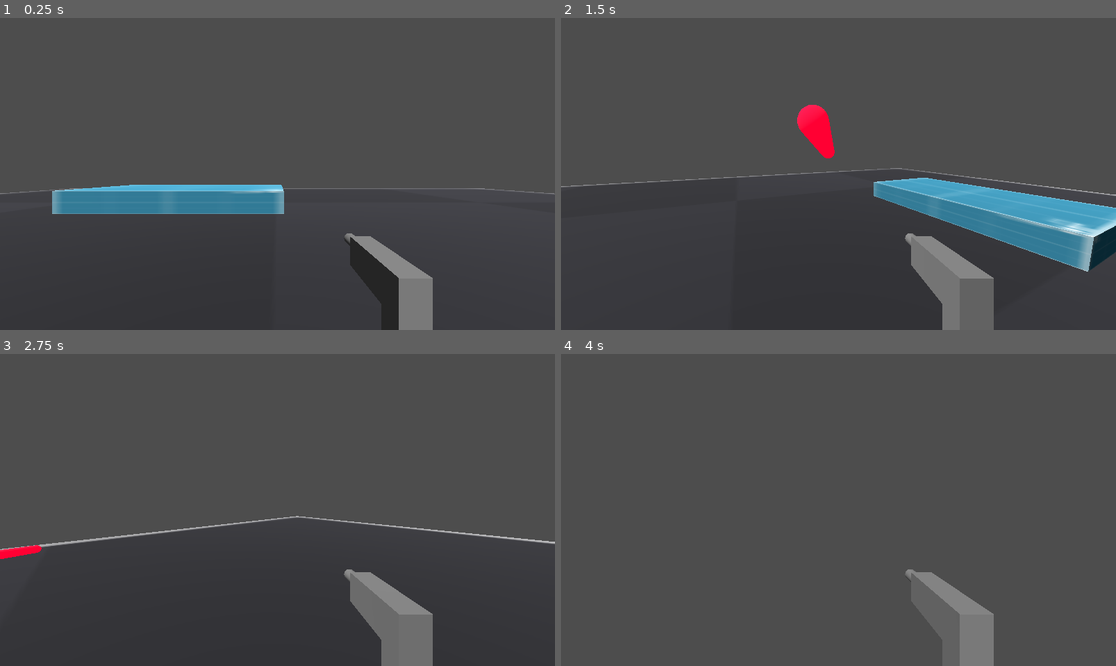
Above: before the commit, frames 1-4 (two rows, left to right).
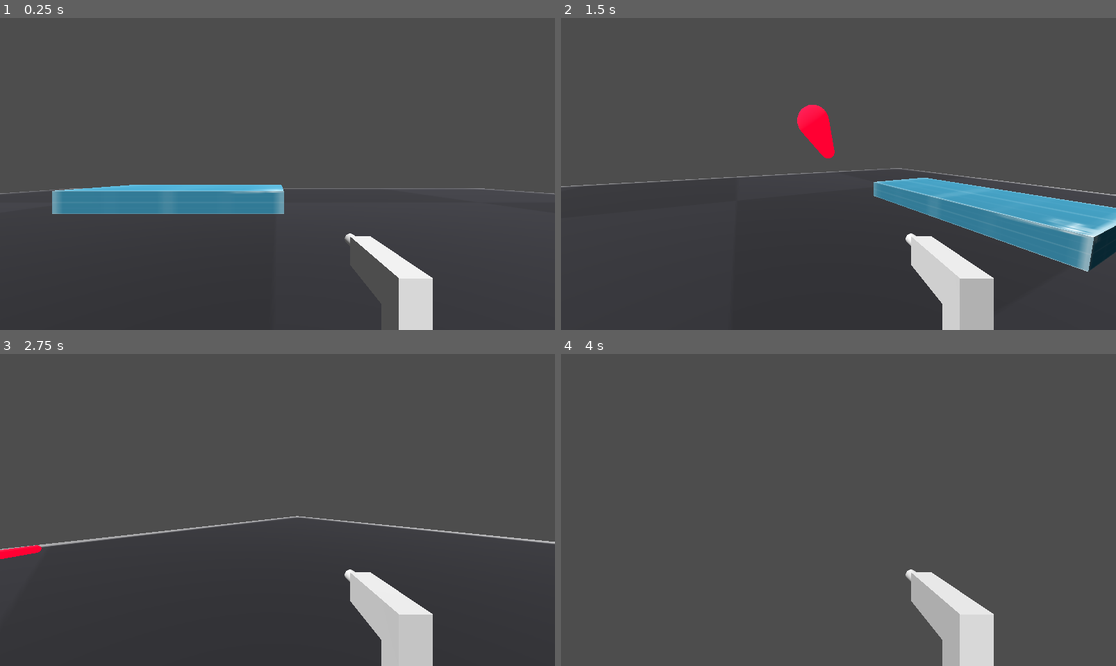
Above: after the commit, the same moments.

Repository: cddatkins/FPSController
Game: Godot game, scene res://Level/level.tscn
Same seed, same stepped clock (60 frames per second), same inputs: the game is played once before the commit and once after it.
Inputs (mouse positions are in pixels of both pictures, inside the frame that each line leads up to):
- Up to frame 1 (0.25 s): no input
- Up to frame 2 (1.5 s): tap Enter at 0.5 s; move the mouse to (960, 158) at 0.52 s; hold D (right) 0.53-1.28 s; hold Ctrl (crouch) 0.53-1.28 s; click (960, 158) at 0.67 s; tap Space (jump) at 0.77 s; move the mouse to (810, 174) at 1.27 s; hold W (up) from 1.28 s (still down); click (810, 174) at 1.35 s
- Up to frame 3 (2.75 s): keep holding W (up); tap Space (jump) at 1.52 s; move the mouse to (288, 503) at 2.02 s; hold ` (no_clip) from 2.03 s (still down)
- Up to frame 4 (4 s): keep holding W (up); move the mouse to (832, 516) at 2.77 s; release ` (no_clip) at 2.78 s; tap Shift (run) at 2.85 s; tap Space (jump) at 3.02, 3.5, 3.77 s; move the mouse to (877, 513) at 3.52 s; hold Ctrl (crouch) from 3.53 s (still down)

The runs differ from the first frame. In frame 1, 2.9% of the frame differs, in the area x 61-78%, y 69-100%; in frame 2, 2.9%; in frame 3, 2.9%; in frame 4, 2.9%.

Commit message:
Weapon Clip Shader

Diff:
--- a/Weapon/Models/Pistol.tscn
+++ b/Weapon/Models/Pistol.tscn
@@ -1,10 +1,45 @@
-[gd_scene load_steps=4 format=3 uid="uid://b4pfvvgsnjnf4"]
+[gd_scene load_steps=7 format=3 uid="uid://b4pfvvgsnjnf4"]
 
 [ext_resource type="Script" uid="uid://kj3qaevx635b" path="res://Weapon/Weapon.gd" id="1_uuvg1"]
+[ext_resource type="Shader" uid="uid://dbtri2jsuixsj" path="res://Weapon/Models/WeaponClip.gdshader" id="2_nlida"]
+
+[sub_resource type="ShaderMaterial" id="ShaderMaterial_i18n8"]
+render_priority = 0
+shader = ExtResource("2_nlida")
+shader_parameter/albedo = Color(1, 1, 1, 1)
+shader_parameter/point_size = 1.0
+shader_parameter/roughness = 1.0
+shader_parameter/metallic_texture_channel = Vector4(0, 0, 0, 0)
+shader_parameter/specular = 0.5
+shader_parameter/metallic = 1.0
+shader_parameter/normal_scale = 1.0
+shader_parameter/uv1_scale = Vector3(1, 1, 1)
+shader_parameter/uv1_offset = Vector3(0, 0, 0)
+shader_parameter/uv2_scale = Vector3(1, 1, 1)
+shader_parameter/uv2_offset = Vector3(0, 0, 0)
+shader_parameter/viewmodel_fov = -1.0
 
 [sub_resource type="BoxMesh" id="BoxMesh_5usau"]
+material = SubResource("ShaderMaterial_i18n8")
+
+[sub_resource type="ShaderMaterial" id="ShaderMaterial_nlida"]
+render_priority = 0
+shader = ExtResource("2_nlida")
+shader_parameter/albedo = Color(1, 1, 1, 1)
+shader_parameter/point_size = 1.0
+shader_parameter/roughness = 1.0
+shader_parameter/metallic_texture_channel = Vector4(0, 0, 0, 0)
+shader_parameter/specular = 0.5
+shader_parameter/metallic = 1.0
+shader_parameter/normal_scale = 1.0
+shader_parameter/uv1_scale = Vector3(1, 1, 1)
+shader_parameter/uv1_offset = Vector3(0, 0, 0)
+shader_parameter/uv2_scale = Vector3(1, 1, 1)
+shader_parameter/uv2_offset = Vector3(0, 0, 0)
+shader_parameter/viewmodel_fov = -1.0
 
 [sub_resource type="CylinderMesh" id="CylinderMesh_6cox0"]
+material = SubResource("ShaderMaterial_nlida")
 top_radius = 0.075
 bottom_radius = 0.075
 height = 0.35
@@ -21,5 +56,5 @@
 mesh = SubResource("BoxMesh_5usau")
 
 [node name="MeshInstance3D3" type="MeshInstance3D" parent="."]
-transform = Transform3D(1, 0, 0, 0, -4.371139e-08, -1, 0, 1, -4.371139e-08, 0, 0.031387627, -0.69440764)
+transform = Transform3D(1, 0, 0, 0, -4.371139e-08, -1, 0, 1, -4.371139e-08, 0, 0.031387627, -0.6719731)
 mesh = SubResource("CylinderMesh_6cox0")
--- /dev/null
+++ b/Weapon/Models/WeaponClip.gdshader
@@ -0,0 +1,53 @@
+shader_type spatial;
+uniform vec4 albedo : source_color = vec4(1., 1., 1., 1.);
+uniform sampler2D texture_albedo : source_color,filter_linear_mipmap,repeat_enable;
+uniform float point_size : hint_range(0,128) = 1.0;
+uniform float roughness : hint_range(0,1) = 1.0;
+uniform sampler2D texture_metallic : hint_default_white,filter_linear_mipmap,repeat_enable;
+uniform vec4 metallic_texture_channel = vec4(0., 0., 0., 0.);
+uniform sampler2D texture_roughness : hint_roughness_g,filter_linear_mipmap,repeat_enable;
+uniform float specular = 0.5;
+uniform float metallic = 1.0;
+uniform sampler2D texture_normal : hint_roughness_normal,filter_linear_mipmap,repeat_enable;
+uniform float normal_scale : hint_range(-16,16) = 1.0;
+uniform vec3 uv1_scale = vec3(1., 1., 1.);
+uniform vec3 uv1_offset = vec3(0., 0., 0.);
+uniform vec3 uv2_scale = vec3(1., 1., 1.);
+uniform vec3 uv2_offset = vec3(0., 0., 0.);
+
+uniform float viewmodel_fov = 75.0f;
+void vertex() {
+	UV=UV*uv1_scale.xy+uv1_offset.xy;
+
+	/* VIEW MODEL Z CLIP FIX CODE */
+	if (viewmodel_fov > 0.0) {
+		float onetanfov = 1.0f / tan(0.5f * (viewmodel_fov * PI / 180.0f));
+		float aspect = VIEWPORT_SIZE.x / VIEWPORT_SIZE.y;
+		// Optional: Modify projection matrix to change the FOV
+		PROJECTION_MATRIX[1][1] = -onetanfov;
+		PROJECTION_MATRIX[0][0] = onetanfov / aspect;
+	}
+
+
+	POSITION = PROJECTION_MATRIX * MODELVIEW_MATRIX * vec4(VERTEX.xyz, 1.0);
+	POSITION.z = mix(POSITION.z, POSITION.w, 0.9); // Could be higher mix val like 0.999 but I found 0.9 prevented 99% clipping w/ less artifacts than 0.999.
+}
+
+void fragment() {
+	vec2 base_uv = UV;
+	vec4 albedo_tex = texture(texture_albedo,base_uv);
+	ALBEDO = albedo.rgb * albedo_tex.rgb;
+	float metallic_tex = dot(texture(texture_metallic,base_uv),metallic_texture_channel);
+	METALLIC = metallic_tex * metallic;
+	vec4 roughness_texture_channel = vec4(0.0,1.0,0.0,0.0);
+	float roughness_tex = dot(texture(texture_roughness,base_uv),roughness_texture_channel);
+	ROUGHNESS = roughness_tex * roughness;
+	SPECULAR = specular;
+	NORMAL_MAP = texture(texture_normal,base_uv).rgb;
+	NORMAL_MAP_DEPTH = normal_scale;
+}
+
+//void light() {
+//	// Called for every pixel for every light affecting the material.
+//	// Uncomment to replace the default light processing function with this one.
+//}
Not shown, added: Weapon/Models/WeaponClip.gdshader.uid
